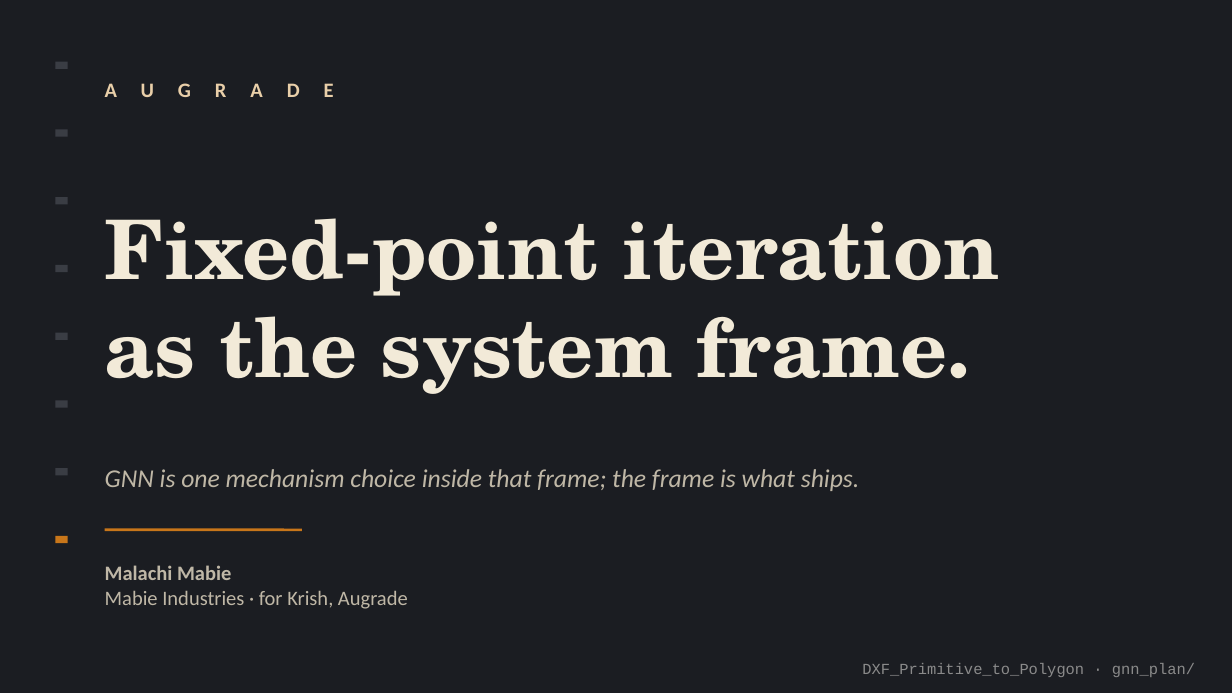
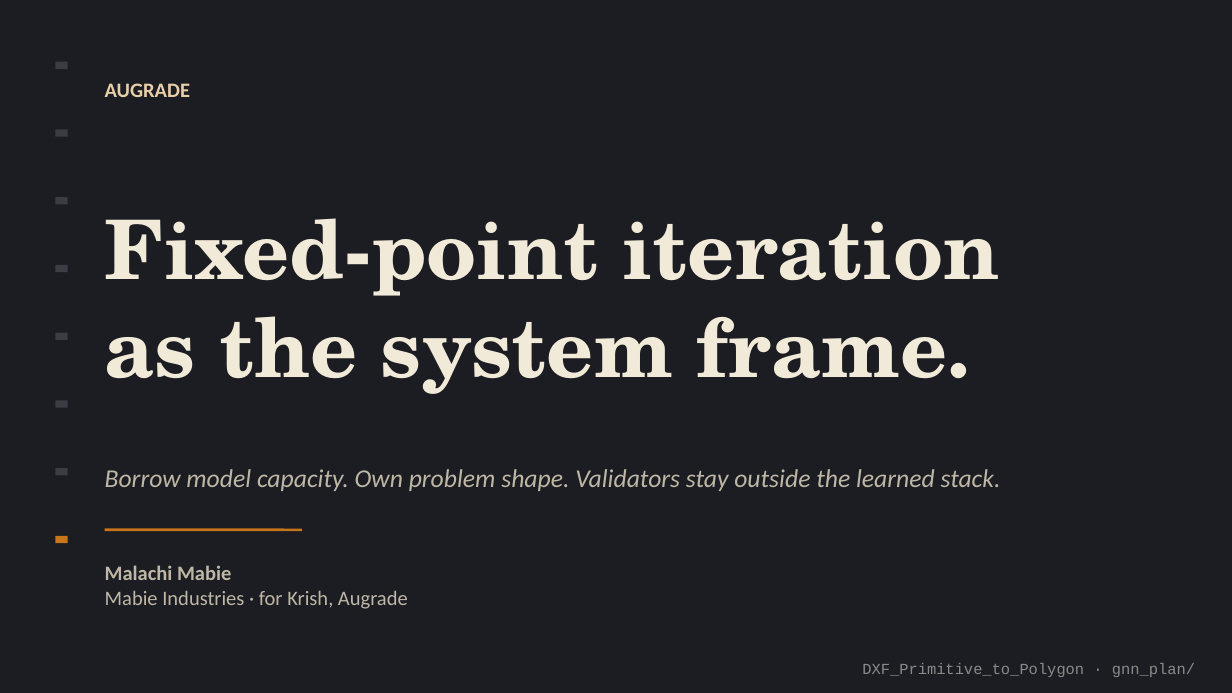
Before and after one commit to mlmabie/DXF_Primitive_to_Polygon, a slide deck: slide 1 of gnn_plan/artifacts/Augrade GNN Strategy v2 - Doctrine.pptx. Drawn at 1232x693 pixels with LibreOffice and Linux fonts; fonts in the diff are those of the drawing. Boxes give left, top, right and bottom in pixels: in the first picture for what was removed or moved away, otherwise in the second. Text is boxed around its words. In the diff, an @@ line names an element or a change of style, - is before the commit and + after.

```diff
--- a/gnn_plan/artifacts/Augrade GNN Strategy v2 - Doctrine.pptx
+++ b/gnn_plan/artifacts/Augrade GNN Strategy v2 - Doctrine.pptx
@@ text "AUGRADE" at <box>105,83,190,97</box>: letter spacing 14 to 0 pt @@
@@ text at <box>105,469,1001,491</box>: text changed @@
-GNN is one mechanism choice inside that frame; the frame is what ships.
+Borrow model capacity. Own problem shape. Validators stay outside the learned stack.
```
Also in this commit, not shown: 7 other slides changed, 3 other files.
